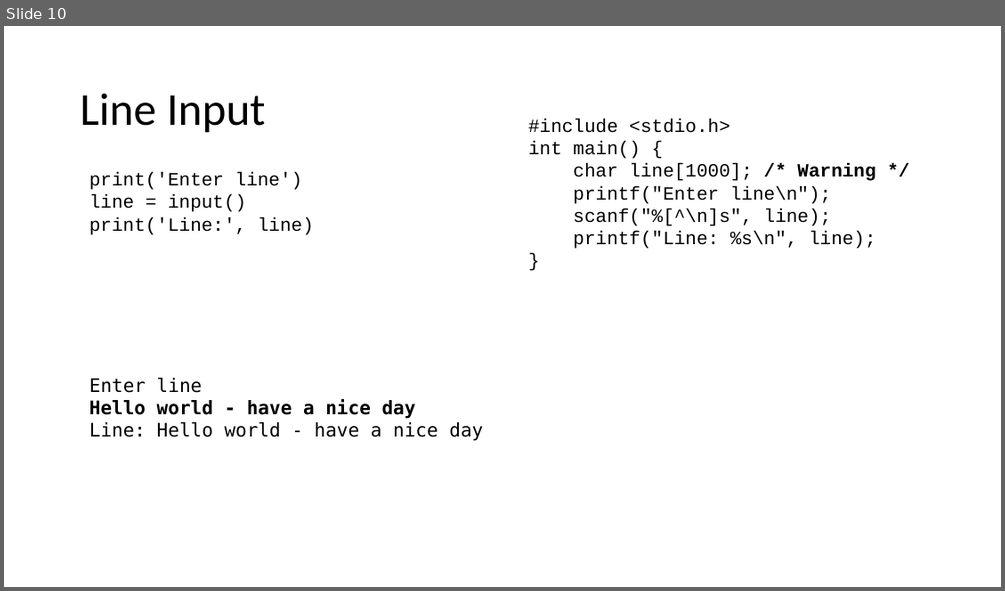
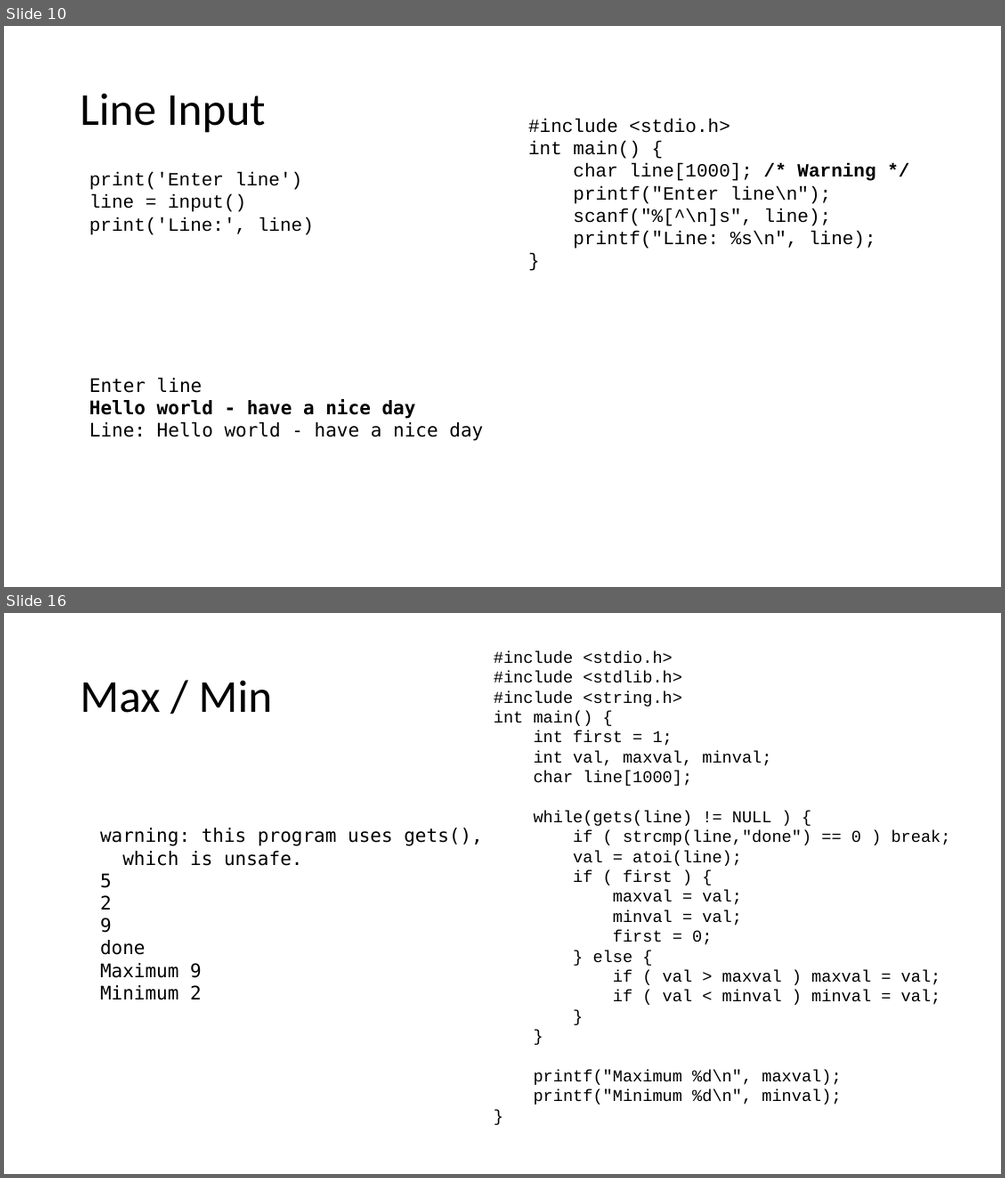
Before and after one commit to csev/cc4e, a slide deck: lectures/CC-02-Python.pptx. Shown one above the other, each under a label of ours: slide 10 before the commit, slides 10 and 16 after it; the slides between them are not shown. The pictures are 1005x591 and 1005x1178 pixels, drawn with LibreOffice and Linux fonts; fonts in the diff are those of the drawing. Boxes give left, top, right and bottom in pixels: in the first picture for what was removed or moved away, otherwise in the second. Text is boxed around its words. In the diff, an @@ line names an element or a change of style, - is before the commit and + after.

```diff
--- a/lectures/CC-02-Python.pptx
+++ b/lectures/CC-02-Python.pptx
@@ slide 16 added at (4, 613, 1001, 1174), background #FFFFFF @@
@@ text added at (494, 651, 951, 1104), 16 pt, text #000000 @@
+#include <stdio.h>
+#include <stdlib.h>
+#include <string.h>
+int main() {
+int first = 1;
+int val, maxval, minval;
+char line[1000];
+while(gets(line) != NULL ) {
+if ( strcmp(line,"done") == 0 ) break;
+val = atoi(line);
+if ( first ) {
+maxval = val;
+minval = val;
+first = 0;
+} else {
+if ( val > maxval ) maxval = val;
+if ( val < minval ) minval = val;
+}
+}
+printf("Maximum %d\n", maxval);
+printf("Minimum %d\n", minval);
+}
@@ title added at (80, 680, 273, 713), 44 pt, text #000000 @@
+Max / Min
@@ text added at (100, 827, 482, 1000), 18 pt, text #000000 @@
+warning: this program uses gets(),
+which is unsafe.
+5
+2
+9
+done
+Maximum 9
+Minimum 2
```
Also in this commit, not shown: 1 slide changed, 5 other slides added, 5 other files.
